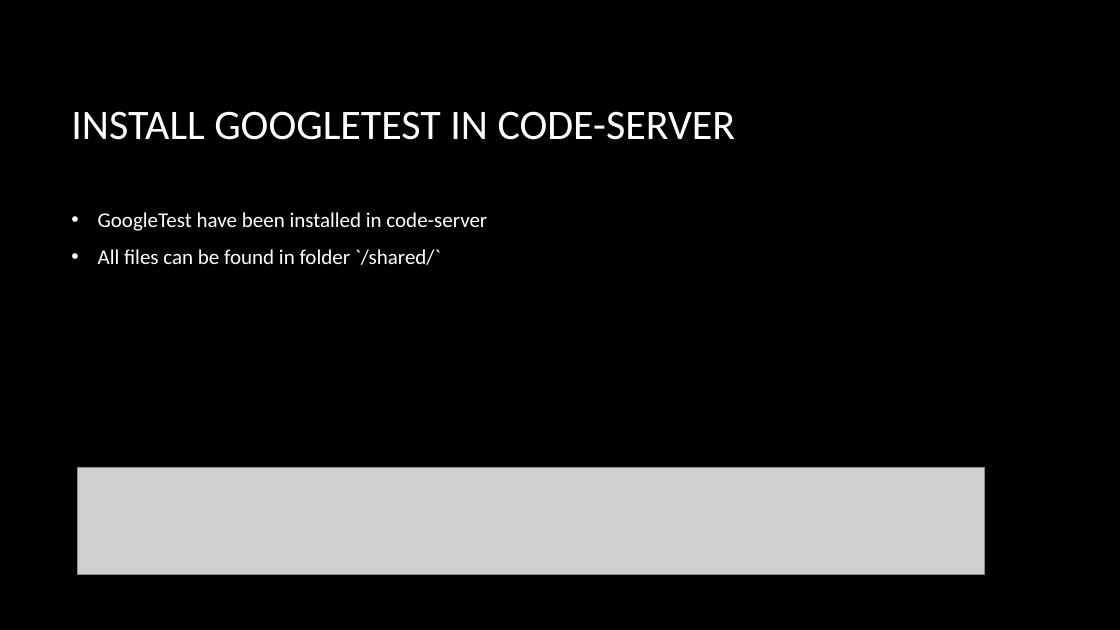
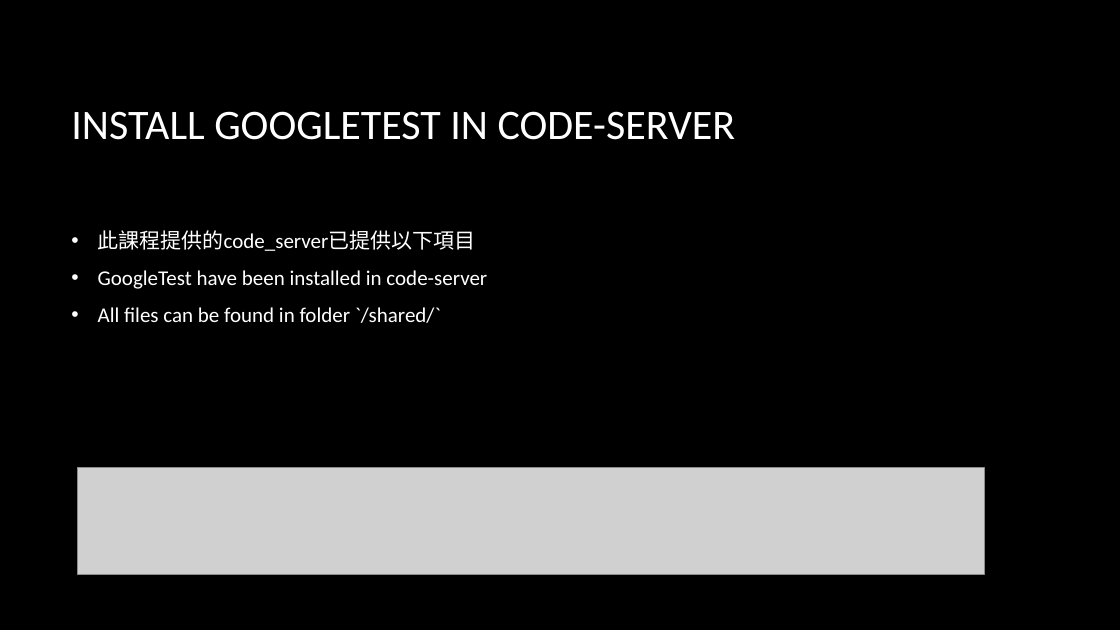
Before and after one commit to CNOCycle/cpp_tutorial, a slide deck: slide 4 of lab04-googletest/00-lab04.pptx. Drawn at 1120x630 pixels with LibreOffice and Linux fonts; fonts in the diff are those of the drawing; grey boxes stand for pictures; background and template pictures are left out. Boxes give left, top, right and bottom in pixels: in the first picture for what was removed or moved away, otherwise in the second. Text is boxed around its words. In the diff, an @@ line names an element or a change of style, - is before the commit and + after.

```diff
--- a/lab04-googletest/00-lab04.pptx
+++ b/lab04-googletest/00-lab04.pptx
@@ text at (x1=98, y1=230, x2=476, y2=251): paragraph added @@
+• 此課程提供的code_server已提供以下項目
```
Also in this commit, not shown: 3 other slides changed.
